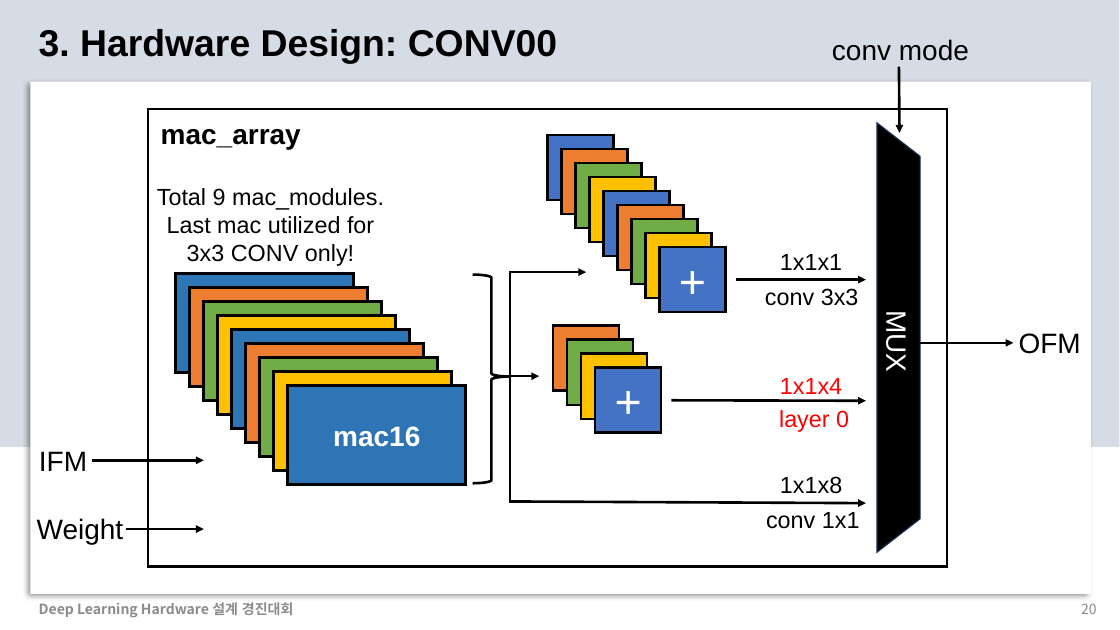
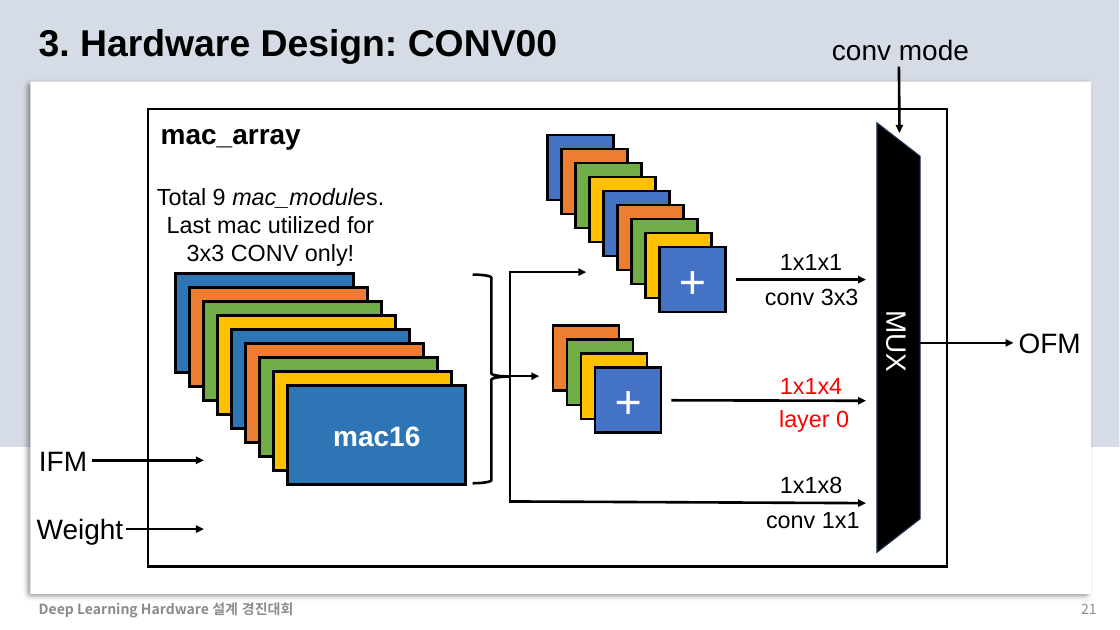
Before and after one commit to chaangwoo/AIX2024_ChipChamps, a slide deck: slide 21 of 2_Presentation/AIX2024_ChipChamps.pptx (slide 20 before the commit). Drawn at 1120x630 pixels with LibreOffice and Linux fonts; fonts in the diff are those of the drawing. Boxes give left, top, right and bottom in pixels: in the first picture for what was removed or moved away, otherwise in the second. Text is boxed around its words. In the diff, an @@ line names an element or a change of style, - is before the commit and + after.

```diff
--- a/2_Presentation/AIX2024_ChipChamps.pptx
+++ b/2_Presentation/AIX2024_ChipChamps.pptx
@@ text at [157, 188, 384, 208]: italic on in "mac_modules." @@
@@ page number at [1081, 603, 1097, 614]: text changed @@
-20
+21
```
Also in this commit, not shown: 14 other slides changed, 3 slides added.
